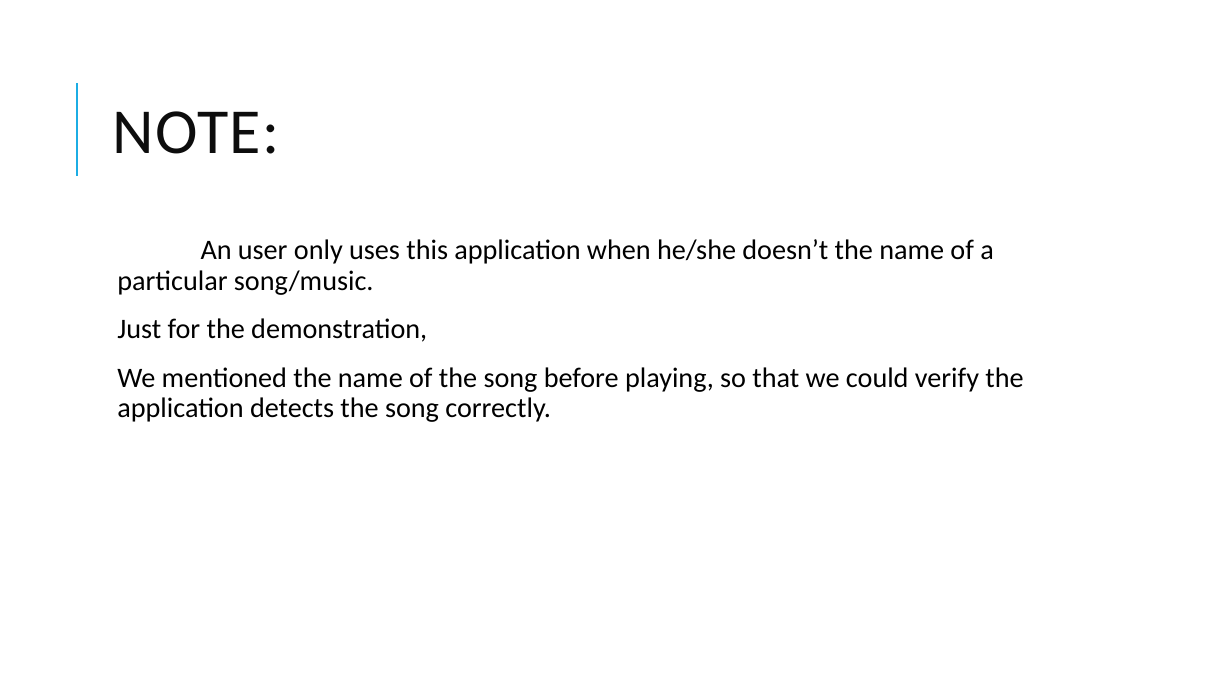
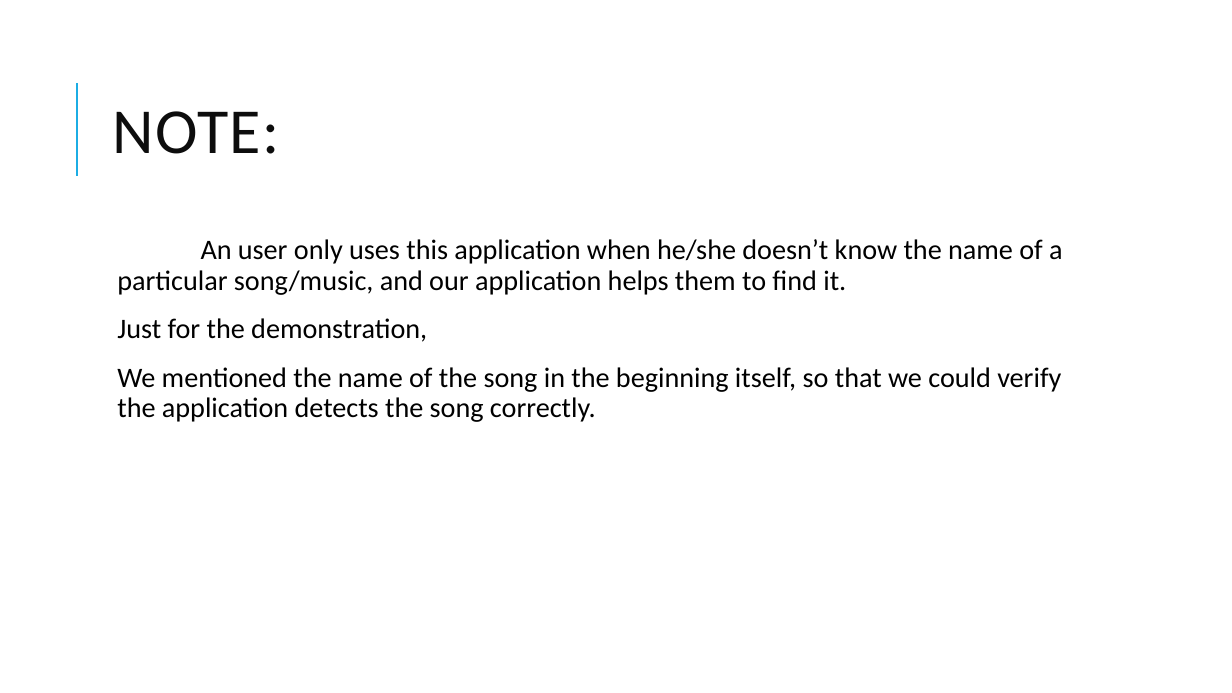
Before and after one commit to Darshandacchu/Mini-Project-2, a slide deck: slide 15 of Mini Project 2 end sem final.pptx. Drawn at 1232x693 pixels with LibreOffice and Linux fonts; fonts in the diff are those of the drawing. Boxes give left, top, right and bottom in pixels: in the first picture for what was removed or moved away, otherwise in the second. Text is boxed around its words. In the diff, an @@ line names an element or a change of style, - is before the commit and + after.

Commit message:
ppt modified

```diff
--- a/Mini Project 2 end sem final.pptx
+++ b/Mini Project 2 end sem final.pptx
@@ text at (117,239,1063,295): text changed @@
-  An user only uses this application when he/she doesn’t the name of a particular song/music.
+  An user only uses this application when he/she doesn’t know the name of a particular song/music, and our application helps them to find it.
@@ text at (117,367,1061,422): text changed @@
-  We mentioned the name of the song before playing, so that we could verify the application detects the song correctly.
+  We mentioned the name of the song in the beginning itself, so that we could verify the application detects the song correctly.
```
